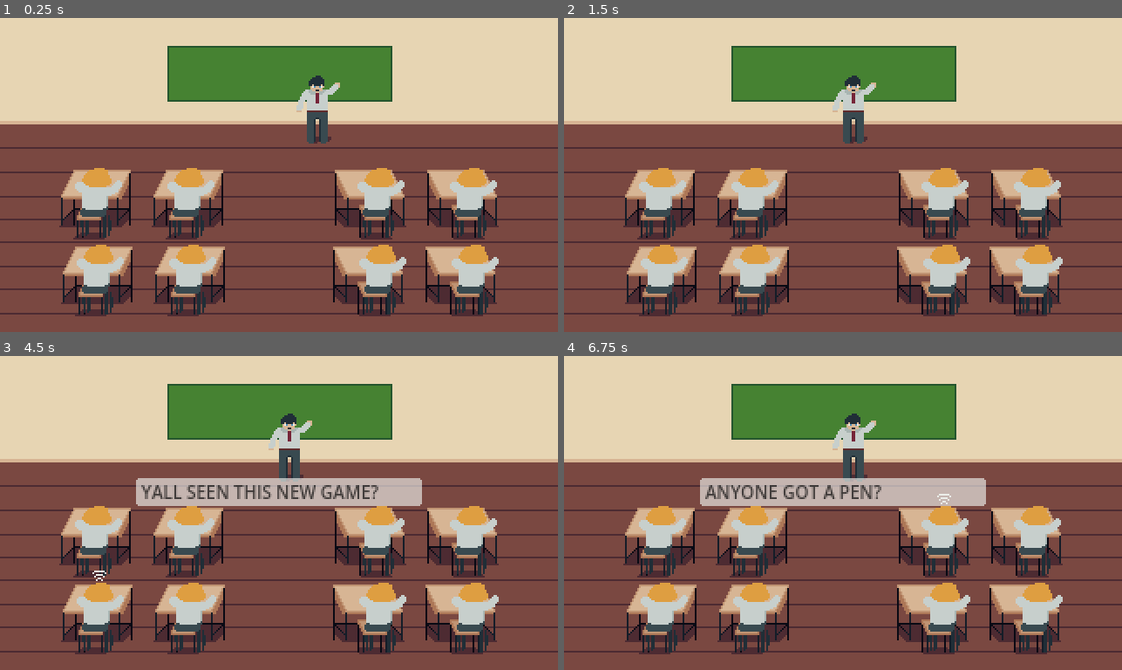
Above: before the commit, frames 1-4 (two rows, left to right).
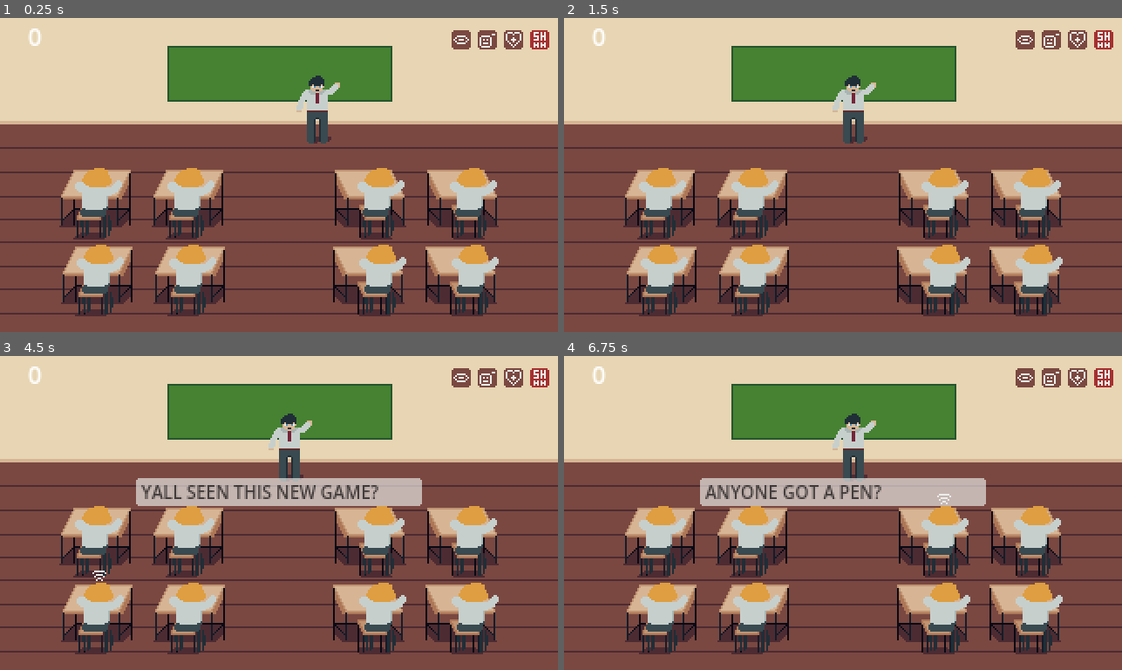
Above: after the commit, the same moments.

Repository: donovan-cartier/school-crush-mxj3
Game: Godot game, scene res://Game/game.tscn
Same seed, same stepped clock (60 frames per second), same inputs: the game is played once before the commit and once after it.
Inputs (mouse positions are in pixels of both pictures, inside the frame that each line leads up to):
- Up to frame 1 (0.25 s): no input
- Up to frame 2 (1.5 s): click (1027, 65) at 0.52 s; click (1049, 65) at 1.27 s
- Up to frame 3 (4.5 s): click (513, 403) at 2.02 s; click (541, 403) at 2.77 s; click (463, 403) at 3.52 s; click (485, 403) at 4.27 s
- Up to frame 4 (6.75 s): click (1077, 403) at 5.02 s; click (1105, 403) at 5.77 s; click (1027, 403) at 6.52 s

The runs differ from the first frame. In frame 1, 0.9% of the frame differs, in the area x 5-99%, y 3-10%; in frame 2, 0.9%; in frame 3, 0.9%; in frame 4, 0.9%.

Commit message:
buff system

Diff:
--- a/Characters/Character.gd
+++ b/Characters/Character.gd
@@ -4,7 +4,7 @@
 @onready var hint_icon: Sprite2D = $HintIcon
 @onready var character_sprite: Sprite2D = $CharacterSprite
 @onready var outline_shader: Material = character_sprite.material
-@onready var game: Node2D = get_tree().get_root().get_node("Game")
+@onready var game: Game = get_tree().get_root().get_node("Game")
 @onready var random_event_timer: Timer = $RandomEventTimer
 
 @export var in_love: bool = false
@@ -34,11 +34,24 @@
 
 func _on_start_sequence():
 	randomize()
-	random_event_timer.wait_time = randf_range(1, 20)
+	if in_love:
+		var random_time = randf_range(5, 30)
+		if game.crush_buff_level != 0:
+			random_time -= (game.crush_buff_level + 1) * 1.5
+
+		random_event_timer.wait_time = random_time
+	else:
+		var random_time = randf_range(1, 20)
+		if game.classmate_buff_level != 0:
+			print("classamte time before: " + str (random_time))
+			random_time += (game.classmate_buff_level + 1) * 1.5
+
+			print("classamte time: " + str (random_time))
+		random_event_timer.wait_time = random_time
 	random_event_timer.start()
 
 func _on_random_event_timer_timeout() -> void:
-	speech_control.display_dialogue(in_love)
+	speech_control.display_dialogue(in_love, game.has_highlight_buff)
 	show_hint()
 
 func show_hint():
--- /dev/null
+++ b/Game/UI.gd
@@ -0,0 +1,13 @@
+extends Control
+
+@onready var points_label: Label = $Points
+@onready var ok_label_animation_player: AnimationPlayer = $OKLabel/AnimationPlayer
+
+
+func _on_game_obtained_points(total_points) -> void:
+	points_label.text = str(total_points)
+	ok_label_animation_player.play("show")
+
+
+func _on_game_spent_points(total_points: Variant) -> void:
+	points_label.text = str(total_points)
--- a/Game/game.gd
+++ b/Game/game.gd
@@ -1,12 +1,25 @@
 extends Node2D
+class_name Game
 
 @onready var characters: Array[Node] = get_tree().get_nodes_in_group("character")
 var character_in_love_ref: Character
+
+var points: int = 0
+
+var classmate_buff_cost: int = 10
+var crush_buff_cost: int = 10
+var highlight_buff_cost: int = 10
+
+var classmate_buff_level: int = 0
+var crush_buff_level: int = 0
+var has_highlight_buff: bool = false
 
 @export var love_interest: Sprite2D
 @export var game_over_screen: Control
 
 signal sequence_started
+signal obtained_points(total_points)
+signal spent_points(total_points)
 
 func _ready() -> void:
 	for char in characters:
@@ -21,9 +34,31 @@
 
 func win() -> void:
 	love_interest.new_sequence()
+	points += 10
+	obtained_points.emit(points)
 
 func lose() -> void:
 	game_over_screen.show()
 
 func _on_love_interest_crush_entered() -> void:
 	start_new_sequence()
+
+
+func _on_classmate_buff_button_pressed() -> void:
+	if points >= classmate_buff_cost:
+		classmate_buff_level += 1
+		points -= classmate_buff_cost
+		spent_points.emit(points)
+
+func _on_crush_buff_button_pressed() -> void:
+	if points >= crush_buff_cost:
+		crush_buff_level += 1
+		points -= crush_buff_cost
+		spent_points.emit(points)
+
+
+func _on_highlight_buff_button_pressed() -> void:
+	if points >= highlight_buff_cost:
+		points -= highlight_buff_cost
+		spent_points.emit(points)
+		has_highlight_buff = true
--- a/Game/game.tscn
+++ b/Game/game.tscn
@@ -8,6 +8,12 @@
 [ext_resource type="Texture2D" uid="uid://cfy7b7mldobkg" path="res://Characters/Assets/crush_male.png" id="6_v1yic"]
 [ext_resource type="Script" path="res://UI/SpeechControl.gd" id="7_fffha"]
 [ext_resource type="PackedScene" uid="uid://bwijllu1rm01i" path="res://UI/game_over.tscn" id="8_odtxv"]
+[ext_resource type="Script" path="res://Game/UI.gd" id="9_xq2vu"]
+[ext_resource type="Texture2D" uid="uid://dpwo5uhynqspf" path="res://UI/Assets/icon_buff_highlight.png" id="9_yn6hs"]
+[ext_resource type="Texture2D" uid="uid://dak5hbeqe1j1y" path="res://UI/Assets/icon_buff_classmate.png" id="10_4j0g7"]
+[ext_resource type="Texture2D" uid="uid://c0pib4me5wo5m" path="res://UI/Assets/icon_buff_highlight_disabled.png" id="10_aitq3"]
+[ext_resource type="Texture2D" uid="uid://dyt6q71dbiyed" path="res://UI/Assets/icon_buff_crush.png" id="11_afp12"]
+[ext_resource type="Texture2D" uid="uid://dqn27g2k65jwh" path="res://UI/Assets/icon_buff_shhh.png" id="12_vrtj6"]
 
 [sub_resource type="Animation" id="Animation_uslyu"]
 resource_name = "enter"
@@ -30,6 +36,38 @@
 "enter": SubResource("Animation_uslyu")
 }
 
+[sub_resource type="Animation" id="Animation_vdvr0"]
+resource_name = "show"
+tracks/0/type = "value"
+tracks/0/imported = false
+tracks/0/enabled = true
+tracks/0/path = NodePath(".:scale")
+tracks/0/interp = 1
+tracks/0/loop_wrap = true
+tracks/0/keys = {
+"times": PackedFloat32Array(0, 0.2, 0.8, 1),
+"transitions": PackedFloat32Array(0.5, 1, 1, 0.5),
+"update": 0,
+"values": [Vector2(0, 0), Vector2(1, 1), Vector2(1, 1), Vector2(0, 0)]
+}
+tracks/1/type = "value"
+tracks/1/imported = false
+tracks/1/enabled = true
+tracks/1/path = NodePath(".:rotation")
+tracks/1/interp = 1
+tracks/1/loop_wrap = true
+tracks/1/keys = {
+"times": PackedFloat32Array(0, 0.2, 0.8, 1),
+"transitions": PackedFloat32Array(0.5, 1, 1, 0.5),
+"update": 0,
+"values": [0.733038, 0.0, 0.0, 0.733038]
+}
+
+[sub_resource type="AnimationLibrary" id="AnimationLibrary_2mdfk"]
+_data = {
+"show": SubResource("Animation_vdvr0")
+}
+
 [node name="Game" type="Node2D" node_paths=PackedStringArray("love_interest", "game_over_screen")]
 script = ExtResource("1_3nbi6")
 love_interest = NodePath("LoveInterest")
@@ -117,4 +155,84 @@
 [node name="GameOver" parent="CanvasLayer" instance=ExtResource("8_odtxv")]
 visible = false
 
+[node name="Buffs" type="HBoxContainer" parent="CanvasLayer"]
+anchors_preset = 1
+anchor_left = 1.0
+anchor_right = 1.0
+offset_left = -46.0
+offset_top = 7.0
+offset_right = -5.0
+offset_bottom = 47.0
+grow_horizontal = 0
+theme_override_constants/separation = 4
+
+[node name="HighlightBuffButton" type="TextureButton" parent="CanvasLayer/Buffs"]
+layout_mode = 2
+texture_normal = ExtResource("9_yn6hs")
+texture_disabled = ExtResource("10_aitq3")
+
+[node name="ClassmateBuffButton" type="TextureButton" parent="CanvasLayer/Buffs"]
+layout_mode = 2
+texture_normal = ExtResource("10_4j0g7")
+
+[node name="CrushBuffButton" type="TextureButton" parent="CanvasLayer/Buffs"]
+layout_mode = 2
+texture_normal = ExtResource("11_afp12")
+
+[node name="SHHHBuffButton" type="TextureButton" parent="CanvasLayer/Buffs"]
+layout_mode = 2
+texture_normal = ExtResource("12_vrtj6")
+
+[node name="UI" type="Control" parent="CanvasLayer"]
+layout_mode = 3
+anchors_preset = 15
+anchor_right = 1.0
+anchor_bottom = 1.0
+grow_horizontal = 2
+grow_vertical = 2
+mouse_filter = 2
+script = ExtResource("9_xq2vu")
+
+[node name="Points" type="Label" parent="CanvasLayer/UI"]
+layout_mode = 1
+offset_right = 40.0
+offset_bottom = 23.0
+theme_override_font_sizes/font_size = 14
+text = "0"
+horizontal_alignment = 1
+vertical_alignment = 1
+
+[node name="OKLabel" type="Label" parent="CanvasLayer/UI"]
+layout_mode = 1
+anchors_preset = 8
+anchor_left = 0.5
+anchor_top = 0.5
+anchor_right = 0.5
+anchor_bottom = 0.5
+offset_left = -20.0
+offset_top = -11.5
+offset_right = 20.0
+offset_bottom = 11.5
+grow_horizontal = 2
+grow_vertical = 2
+rotation = 0.733038
+scale = Vector2(1e-05, 1e-05)
+theme_override_colors/font_color = Color(0.443137, 0.815686, 0.313726, 1)
+theme_override_colors/font_outline_color = Color(0.172549, 0.172549, 0.172549, 1)
+theme_override_constants/outline_size = 8
+theme_override_font_sizes/font_size = 32
+text = "OK"
+horizontal_alignment = 1
+vertical_alignment = 1
+
+[node name="AnimationPlayer" type="AnimationPlayer" parent="CanvasLayer/UI/OKLabel"]
+libraries = {
+"": SubResource("AnimationLibrary_2mdfk")
+}
+
+[connection signal="obtained_points" from="." to="CanvasLayer/UI" method="_on_game_obtained_points"]
+[connection signal="spent_points" from="." to="CanvasLayer/UI" method="_on_game_spent_points"]
 [connection signal="crush_entered" from="LoveInterest" to="." method="_on_love_interest_crush_entered"]
+[connection signal="pressed" from="CanvasLayer/Buffs/HighlightBuffButton" to="." method="_on_highlight_buff_button_pressed"]
+[connection signal="pressed" from="CanvasLayer/Buffs/ClassmateBuffButton" to="." method="_on_classmate_buff_button_pressed"]
+[connection signal="pressed" from="CanvasLayer/Buffs/CrushBuffButton" to="." method="_on_crush_buff_button_pressed"]
--- a/UI/SpeechControl.gd
+++ b/UI/SpeechControl.gd
@@ -18,10 +18,12 @@
 	"I THINK I HAVE A CRUSH",
 ]
 
-func display_dialogue(special: bool = false):
+func display_dialogue(special: bool = false, highlight: bool = false):
 	var speech_i = speech_scn.instantiate()
 	if !special:
 		speech_i.get_node("Label").text = dialogues.pick_random()
 	else:
 		speech_i.get_node("Label").text = special_dialogues.pick_random()
+		if highlight:
+			speech_i.modulate = Color(1, 0.059, 0, 0.663)
 	v_box_container.add_child(speech_i)
Not shown: 1 places in Game/game.tscn that only renumber resources
Binary file added: UI/Assets/icon_buff_classmate.png
Not shown, added: UI/Assets/icon_buff_classmate.png.import
Binary file added: UI/Assets/icon_buff_crush.png
Not shown, added: UI/Assets/icon_buff_crush.png.import
Binary file added: UI/Assets/icon_buff_highlight.png
Not shown, added: UI/Assets/icon_buff_highlight.png.import
Binary file added: UI/Assets/icon_buff_highlight_disabled.png
Not shown, added: UI/Assets/icon_buff_highlight_disabled.png.import
Binary file added: UI/Assets/icon_buff_shhh.png
Not shown, added: UI/Assets/icon_buff_shhh.png.import
